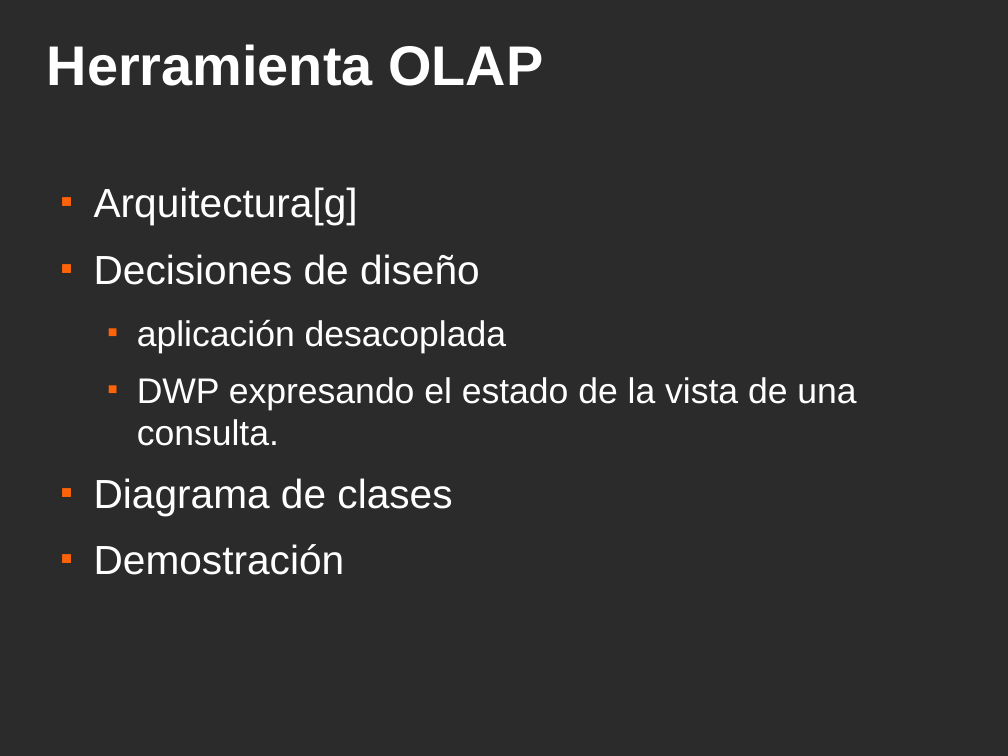
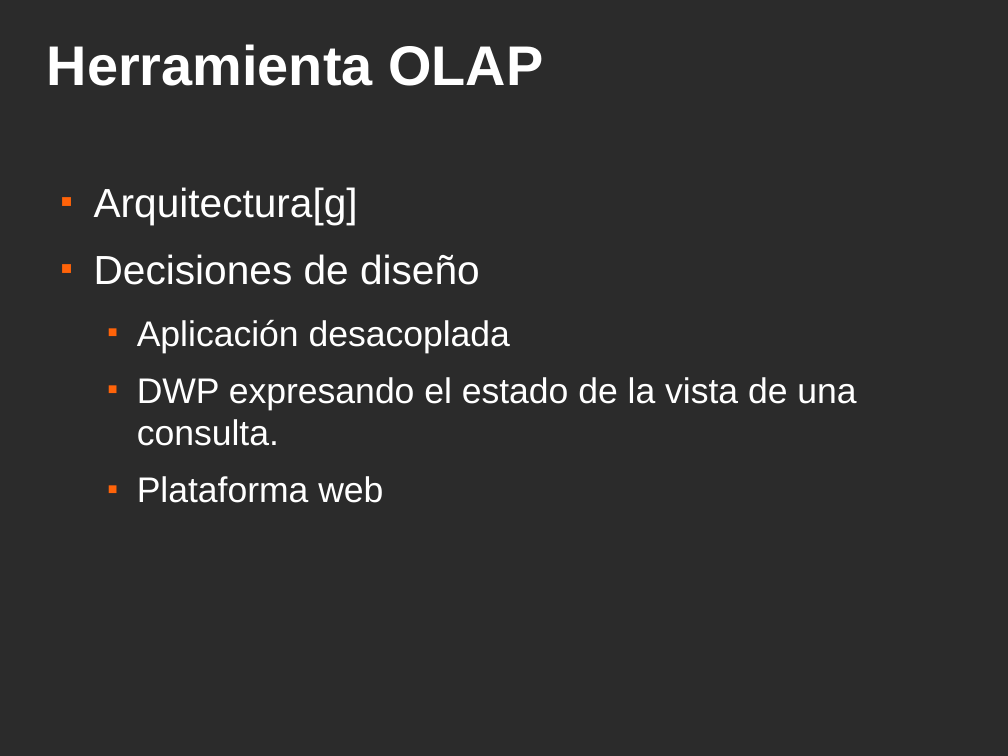
Before and after one commit to ervin45/proyectofinal, a slide deck: slide 18 of doc/material_para_la_catedra/presentacion_final/presentacion_final.odp (slide 16 before the commit). Drawn at 1008x756 pixels with LibreOffice and Linux fonts; fonts in the diff are those of the drawing; background and template pictures are left out; a plain dark background stands for a picture behind light text. Boxes give left, top, right and bottom in pixels: in the first picture for what was removed or moved away, otherwise in the second. Text is boxed around its words. In the diff, an @@ line names an element or a change of style, - is before the commit and + after.

```diff
--- a/doc/material_para_la_catedra/presentacion_final/presentacion_final.odp
+++ b/doc/material_para_la_catedra/presentacion_final/presentacion_final.odp
@@ text at (137,319,510,353): text changed @@
-  ■ aplicación desacoplada
+  ■ Aplicación desacoplada
@@ text at (137,476,383,503): text changed; size 32 to 28 pt @@
-■ Diagrama de clases
-■ Demostración
+  ■ Plataforma web
```
Also in this commit, not shown: 5 other slides changed, 8 slides added, 4 slides removed.
